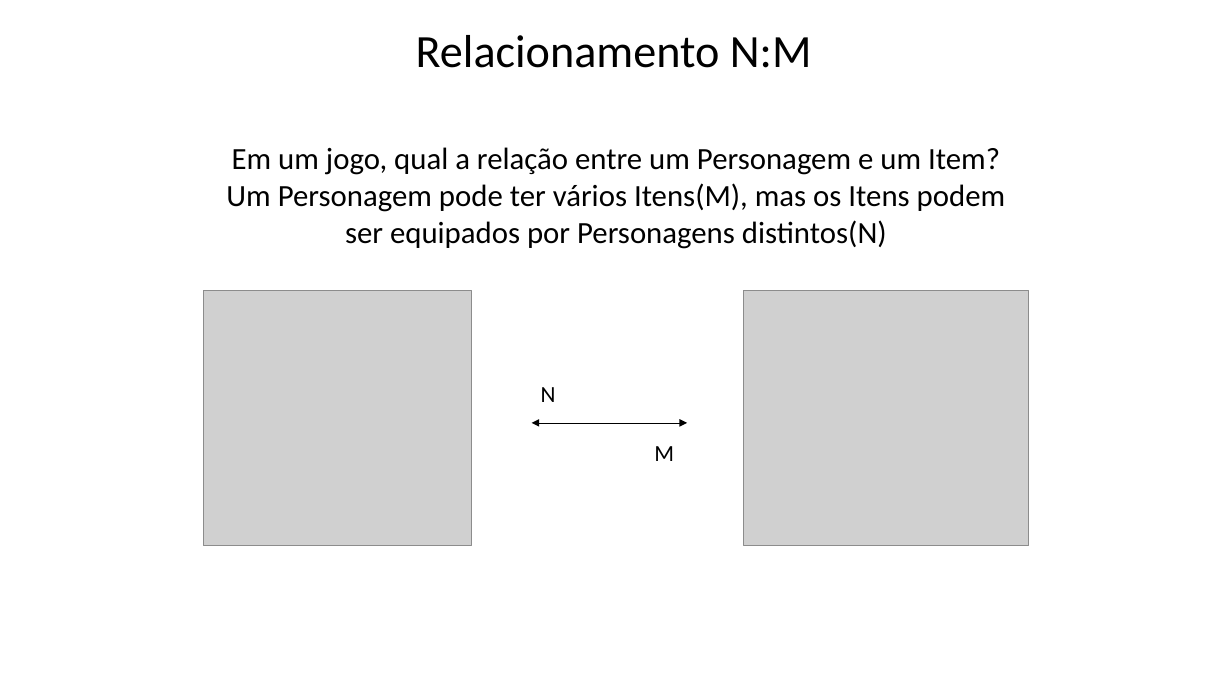
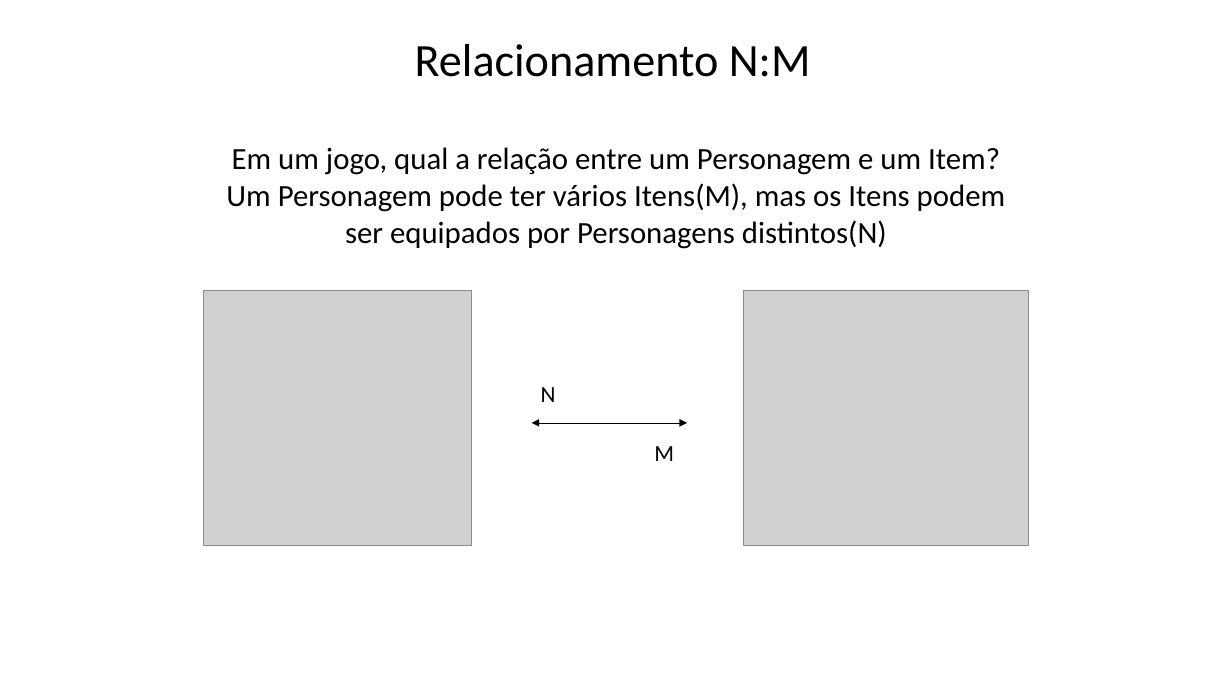
Before and after one commit to Felipe-Tagawa/C07-Monitoria, a slide deck: slide 17 of Aula 04/Models.pptx (slide 11 before the commit). Drawn at 1232x693 pixels with LibreOffice and Linux fonts; fonts in the diff are those of the drawing; grey boxes stand for pictures; background and template pictures are left out. Boxes give left, top, right and bottom in pixels: in the first picture for what was removed or moved away, otherwise in the second. Text is boxed around its words. In the diff, an @@ line names an element or a change of style, - is before the commit and + after.

```diff
--- a/Aula 04/Models.pptx
+++ b/Aula 04/Models.pptx
@@ text "Relacionamento N:M": place and size @@
-text "Relacionamento N:M" at bbox=[416, 35, 812, 68]
+text "Relacionamento N:M" at bbox=[415, 44, 811, 77]
```
Also in this commit, not shown: 1 other slide changed, 11 slides added, 3 slides removed, 11 other files.
